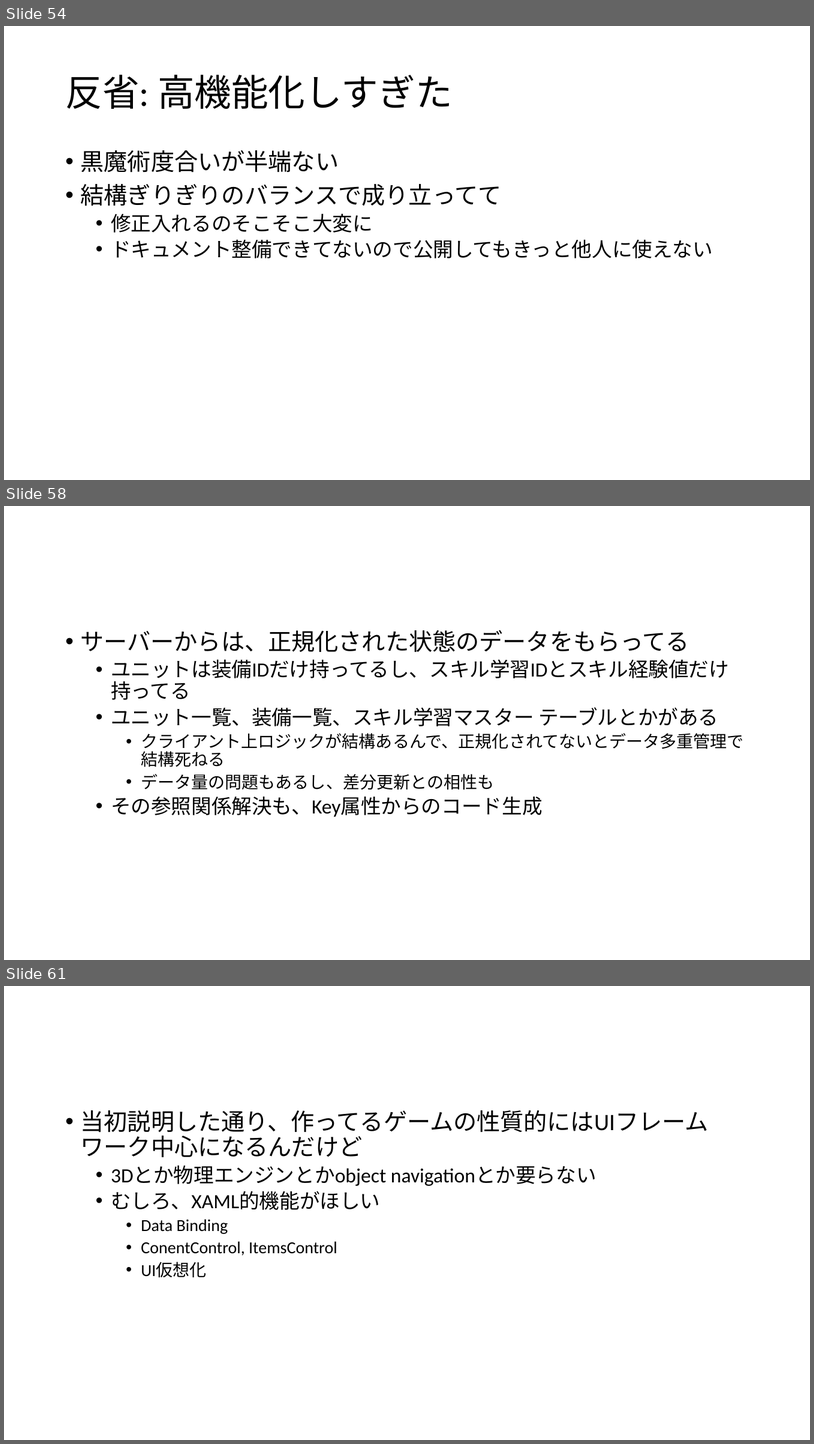
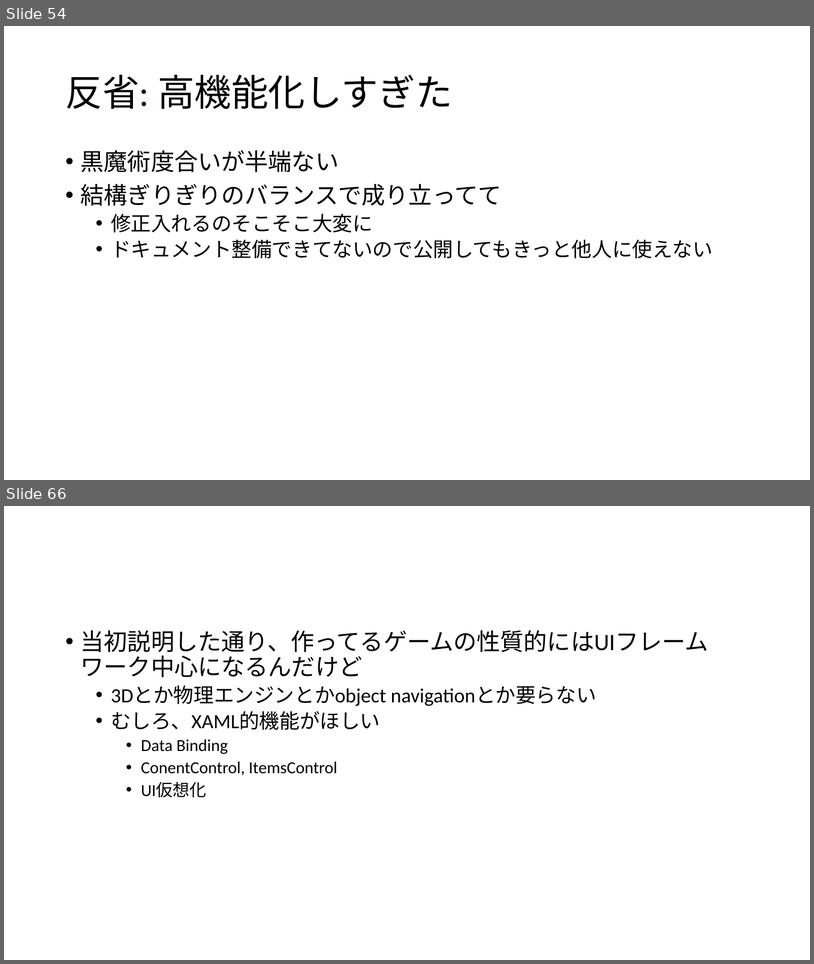
Before and after one commit to ppcuni/UnityCsharp20150321, a slide deck: doc/自社フレームワーク.pptx. Shown one above the other, each under a label of ours: slides 54, 58 and 61 before the commit, slides 54 and 66 after it; the slides between them are not shown. The pictures are 814x1444 and 814x964 pixels, drawn with LibreOffice and Linux fonts; fonts in the diff are those of the drawing. Boxes give left, top, right and bottom in pixels: in the first picture for what was removed or moved away, otherwise in the second. Text is boxed around its words. In the diff, an @@ line names an element or a change of style, - is before the commit and + after.

Commit message:
インベントリ の説明完成

```diff
--- a/doc/自社フレームワーク.pptx
+++ b/doc/自社フレームワーク.pptx
@@ slide 58 removed at bbox=[4, 506, 810, 960], background #FFFFFF @@
@@ text removed at bbox=[81, 630, 744, 817] @@
-• サーバーからは、正規化された状態のデータをもらってる
-  • ユニットは装備IDだけ持ってるし、スキル学習IDとスキル経験値だけ持ってる
-  • ユニット一覧、装備一覧、スキル学習マスター テーブルとかがある
-    • クライアント上ロジックが結構あるんで、正規化されてないとデータ多重管理で結構死ねる
-    • データ量の問題もあるし、差分更新との相性も
-  • その参照関係解決も、Key属性からのコード生成
@@ what was slide 61 is now slide 66 @@
```
Also in this commit, not shown: 2 slides changed, 10 slides added, 4 other slides removed.
